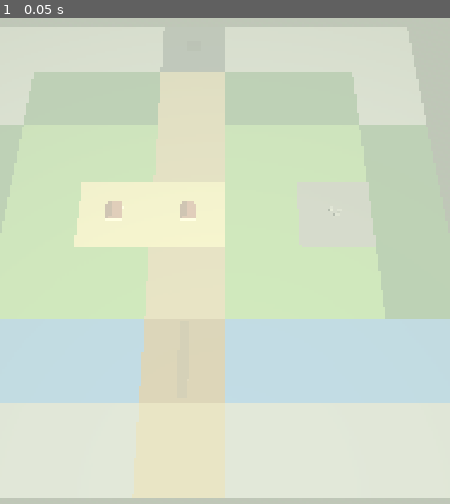
Above: before the commit, frame 1.
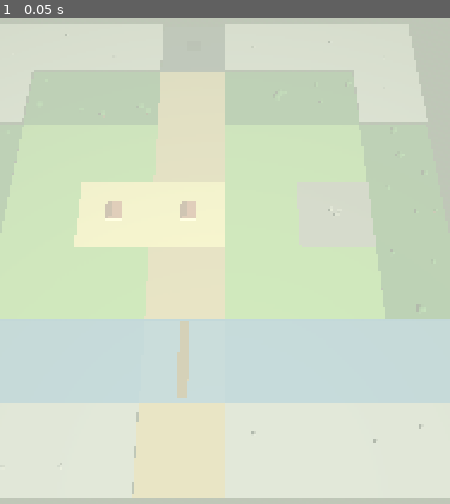
Above: after the commit, the same moment.

Repository: smh8627-jpg/swbins
Game: Godot game, scene res://games/saga_go/world/TestVillage.tscn
Two runs of this game, one before a commit and one after it. Both use one fixed random seed, a clock stepped at 60 frames per second and the inputs below.
Inputs:
- Up to frame 1 (0.05 s): no input

The runs differ from the first frame. In frame 1, 3.4% of the frame differs, in the area x 0-96%, y 1-98%.

Commit message:
saga-godot — Phase 4: 높낮이 지형 + 강물 표면 + 초목/바위 산포
지형에 종류별 높이차를 줬다(산 +2.5·강바닥 -1.0, 사가의숲 웹판의 "물은
12cm 낮춘다" 원칙과 같은 결). 강·다리 타일 위에 반투명 수면을 별도
MultiMesh로 얹었다.

vegetation_builder.gd를 새로 추가 — 숲 타일마다 나무 3그루, 산 타일마다
바위 1개를 좌표+salt 결정적 해시로 산포한다(Math.random 안 씀 — 이
저장소 전체가 지키는 "자리는 시각의 순수 함수다" 원칙). landmarks_builder.gd는
새 높낮이에 맞게 굴 입구·마을집·폐허·다리 위치를 보정했다.

headless import/quit 둘 다 exit 0, 에러·경고 없음. 실제 화면 확인은
다음 세션이 에디터로 직접 열어봐야 한다(headless는 null 렌더러).

Diff:
--- a/saga-godot/games/saga_go/world/TestVillage.tscn
+++ b/saga-godot/games/saga_go/world/TestVillage.tscn
@@ -1,7 +1,8 @@
-[gd_scene load_steps=6 format=3]
+[gd_scene load_steps=7 format=3]
 
 [ext_resource type="Script" path="res://games/saga_go/world/terrain_builder.gd" id="1"]
 [ext_resource type="Script" path="res://games/saga_go/world/landmarks_builder.gd" id="2"]
+[ext_resource type="Script" path="res://games/saga_go/world/vegetation_builder.gd" id="3"]
 
 [sub_resource type="ProceduralSkyMaterial" id="SkyMat1"]
 sky_top_color = Color(0.38, 0.55, 0.82, 1)
@@ -37,6 +38,9 @@
 [node name="Landmarks" type="Node3D" parent="."]
 script = ExtResource("2")
 
+[node name="Vegetation" type="Node3D" parent="."]
+script = ExtResource("3")
+
 [node name="ReviewCamera" type="Camera3D" parent="."]
 transform = Transform3D(1, 0, 0, 0, 0.4226, 0.9063, 0, -0.9063, 0.4226, 0, 300, 140)
 current = true
--- a/saga-godot/games/saga_go/world/landmarks_builder.gd
+++ b/saga-godot/games/saga_go/world/landmarks_builder.gd
@@ -5,6 +5,7 @@
 ## 붙기 전까지만 쓰는 자리다. 좌표는 test_map.gd의 글자 지도와 맞춘다.
 
 const TestMap := preload("res://games/saga_go/data/test_map.gd")
+const TerrainBuilder := preload("res://games/saga_go/world/terrain_builder.gd")
 
 func _ready() -> void:
 	_add_cave()
@@ -23,16 +24,18 @@
 	return mi
 
 func _add_cave() -> void:
+	var ground: float = TerrainBuilder.LEGEND["C"].height
 	var cave := _box(Vector3(10, 6, 4), Color(0.12, 0.12, 0.14))
 	cave.name = "CaveEntrance"
-	cave.position = TestMap.world_pos(3, 0) + Vector3(0, 3, 0)
+	cave.position = TestMap.world_pos(3, 0) + Vector3(0, ground + 3, 0)
 	add_child(cave)
 
 func _add_village() -> void:
+	var ground: float = TerrainBuilder.LEGEND["H"].height
 	for gx in [2, 3]:
 		var house := Node3D.new()
 		house.name = "House_%d" % gx
-		house.position = TestMap.world_pos(gx, 3)
+		house.position = TestMap.world_pos(gx, 3) + Vector3(0, ground, 0)
 		add_child(house)
 
 		var body := _box(Vector3(10, 4, 10), Color(0.85, 0.78, 0.6))
@@ -50,7 +53,8 @@
 		house.add_child(roof)
 
 func _add_ruins() -> void:
-	var base := TestMap.world_pos(5, 3)
+	var ground: float = TerrainBuilder.LEGEND["R"].height
+	var base := TestMap.world_pos(5, 3) + Vector3(0, ground, 0)
 	var offsets := [Vector2(-3, -2), Vector2(2, 1), Vector2(-1, 3)]
 	for i in offsets.size():
 		var off: Vector2 = offsets[i]
@@ -68,7 +72,10 @@
 		add_child(mi)
 
 func _add_bridge() -> void:
+	## 다리 밑은 강바닥(height -1.0)이고 그 위에 수면(-0.45)이 떠 있다
+	## (terrain_builder.gd _build_water 참고) — 널판은 수면보다 확실히 위에 놓는다.
+	var bed: float = TerrainBuilder.LEGEND["B"].height
 	var plank := _box(Vector3(6, 0.6, 44), Color(0.42, 0.3, 0.18))
 	plank.name = "Bridge"
-	plank.position = TestMap.world_pos(3, 5) + Vector3(0, 1.2, 0)
+	plank.position = TestMap.world_pos(3, 5) + Vector3(0, bed + 2.0, 0)
 	add_child(plank)
--- a/saga-godot/games/saga_go/world/terrain_builder.gd
+++ b/saga-godot/games/saga_go/world/terrain_builder.gd
@@ -6,22 +6,27 @@
 
 const TestMap := preload("res://games/saga_go/data/test_map.gd")
 
+## height — 사가의숲 웹판 village-view3d.js가 "물은 12cm 낮춘다"고 한 것과
+## 같은 원칙. 산은 두드러지고 강은 패어 보이게, 나머지는 거의 평면에 가깝게.
 const LEGEND := {
-	"^": {"name": "mountain", "color": Color(0.55, 0.53, 0.5), "walkable": false},
-	"T": {"name": "forest", "color": Color(0.16, 0.32, 0.14), "walkable": true},
-	"~": {"name": "river", "color": Color(0.22, 0.42, 0.6), "walkable": false},
-	"=": {"name": "path", "color": Color(0.62, 0.5, 0.32), "walkable": true},
-	"H": {"name": "village", "color": Color(0.78, 0.68, 0.42), "walkable": true},
-	"F": {"name": "farmland", "color": Color(0.55, 0.58, 0.22), "walkable": true},
-	".": {"name": "plains", "color": Color(0.38, 0.55, 0.24), "walkable": true},
-	"C": {"name": "cave", "color": Color(0.2, 0.2, 0.22), "walkable": true},
-	"S": {"name": "shrine", "color": Color(0.5, 0.42, 0.3), "walkable": true},
-	"R": {"name": "ruins", "color": Color(0.45, 0.42, 0.4), "walkable": true},
-	"B": {"name": "bridge", "color": Color(0.5, 0.36, 0.2), "walkable": true},
+	"^": {"name": "mountain", "color": Color(0.55, 0.53, 0.5), "walkable": false, "height": 2.5},
+	"T": {"name": "forest", "color": Color(0.16, 0.32, 0.14), "walkable": true, "height": 0.15},
+	"~": {"name": "river", "color": Color(0.3, 0.26, 0.18), "walkable": false, "height": -1.0},
+	"=": {"name": "path", "color": Color(0.62, 0.5, 0.32), "walkable": true, "height": 0.05},
+	"H": {"name": "village", "color": Color(0.78, 0.68, 0.42), "walkable": true, "height": 0.1},
+	"F": {"name": "farmland", "color": Color(0.55, 0.58, 0.22), "walkable": true, "height": 0.05},
+	".": {"name": "plains", "color": Color(0.38, 0.55, 0.24), "walkable": true, "height": 0.0},
+	"C": {"name": "cave", "color": Color(0.2, 0.2, 0.22), "walkable": true, "height": 0.2},
+	"S": {"name": "shrine", "color": Color(0.5, 0.42, 0.3), "walkable": true, "height": 0.2},
+	"R": {"name": "ruins", "color": Color(0.45, 0.42, 0.4), "walkable": true, "height": 0.2},
+	"B": {"name": "bridge", "color": Color(0.5, 0.36, 0.2), "walkable": true, "height": -1.0},
 }
+
+const WATER_HEIGHT_ABOVE_BED := 0.55
 
 func _ready() -> void:
 	_build()
+	_build_water()
 
 func _build() -> void:
 	var rows := TestMap.ROWS
@@ -61,7 +66,46 @@
 				continue
 			var slot: Dictionary = slots[ch]
 			var mmi: MultiMeshInstance3D = slot.mmi
-			var pos := TestMap.world_pos(x, y)
+			var info: Dictionary = LEGEND[ch]
+			var pos := TestMap.world_pos(x, y) + Vector3(0, info.height, 0)
 			var xform := Transform3D(Basis(), pos)
 			mmi.multimesh.set_instance_transform(slot.index, xform)
 			slot.index += 1
+
+## 강 바닥(river) 타일 위에 반투명 파란 수면을 한 겹 더 얹는다. 다리(B) 밑도
+## 강이므로 같이 덮는다 — 다리는 landmarks_builder.gd가 그 위에 널판을 놓는다.
+func _build_water() -> void:
+	var rows := TestMap.ROWS
+	var positions: Array[Vector3] = []
+	for y in rows.size():
+		var row: String = rows[y]
+		for x in row.length():
+			var ch: String = row[x]
+			if ch != "~" and ch != "B":
+				continue
+			var bed_height: float = LEGEND[ch].height
+			positions.append(TestMap.world_pos(x, y) + Vector3(0, bed_height + WATER_HEIGHT_ABOVE_BED, 0))
+
+	if positions.is_empty():
+		return
+
+	var quad := PlaneMesh.new()
+	quad.size = Vector2(TestMap.TILE_SIZE, TestMap.TILE_SIZE)
+
+	var mat := StandardMaterial3D.new()
+	mat.albedo_color = Color(0.25, 0.45, 0.62, 0.75)
+	mat.transparency = BaseMaterial3D.TRANSPARENCY_ALPHA
+
+	var mm := MultiMesh.new()
+	mm.transform_format = MultiMesh.TRANSFORM_3D
+	mm.mesh = quad
+	mm.instance_count = positions.size()
+
+	var mmi := MultiMeshInstance3D.new()
+	mmi.multimesh = mm
+	mmi.name = "WaterSurface"
+	mmi.material_override = mat
+	add_child(mmi)
+
+	for i in positions.size():
+		mm.set_instance_transform(i, Transform3D(Basis(), positions[i]))
--- /dev/null
+++ b/saga-godot/games/saga_go/world/vegetation_builder.gd
@@ -0,0 +1,123 @@
+extends Node3D
+
+## master.md 43·44절 — Vegetation/Rock 배치. 웹판 전체가 지키는 원칙
+## ("자리는 시각의 순수 함수다" — SAGA-HANDOFF.md의 npc.js/land.js 규칙)을
+## 그대로 따른다: 매 프레임 새로 뽑지 않고, 격자 좌표에서 결정적으로 해시해
+## 늘 같은 자리에 같은 나무가 선다.
+
+const TestMap := preload("res://games/saga_go/data/test_map.gd")
+const TerrainBuilder := preload("res://games/saga_go/world/terrain_builder.gd")
+
+const TREES_PER_FOREST_TILE := 3
+const ROCKS_PER_MOUNTAIN_TILE := 1
+
+func _ready() -> void:
+	_scatter_trees()
+	_scatter_rocks()
+
+## 정수 좌표 + salt에서 결정적으로 0~1 값을 뽑는다. core.hash2와 같은 정신 —
+## Math.random을 쓰지 않는다(무작위면 다시 켤 때마다 숲이 바뀐다).
+static func _hash(gx: int, gy: int, salt: int) -> float:
+	var h := (gx * 374761393) ^ (gy * 668265263) ^ (salt * 2246822519)
+	h = (h ^ (h >> 13)) * 1274126177
+	h = h ^ (h >> 16)
+	return float(h & 0x7fffffff) / float(0x7fffffff)
+
+func _scatter_trees() -> void:
+	var ground: float = TerrainBuilder.LEGEND["T"].height
+	var positions: Array = []
+	var scales: Array[float] = []
+	var rows := TestMap.ROWS
+	for y in rows.size():
+		var row: String = rows[y]
+		for x in row.length():
+			if row[x] != "T":
+				continue
+			for i in TREES_PER_FOREST_TILE:
+				var jx := (_hash(x, y, i * 2) - 0.5) * TestMap.TILE_SIZE * 0.8
+				var jz := (_hash(x, y, i * 2 + 1) - 0.5) * TestMap.TILE_SIZE * 0.8
+				var s := 0.7 + _hash(x, y, i * 2 + 100) * 0.6
+				positions.append(TestMap.world_pos(x, y) + Vector3(jx, ground, jz))
+				scales.append(s)
+
+	if positions.is_empty():
+		return
+
+	var trunk_mesh := CylinderMesh.new()
+	trunk_mesh.top_radius = 0.35
+	trunk_mesh.bottom_radius = 0.5
+	trunk_mesh.height = 3.0
+
+	var canopy_mesh := SphereMesh.new()
+	canopy_mesh.radius = 2.2
+	canopy_mesh.height = 4.0
+
+	var trunk_mat := StandardMaterial3D.new()
+	trunk_mat.albedo_color = Color(0.32, 0.22, 0.14)
+	var canopy_mat := StandardMaterial3D.new()
+	canopy_mat.albedo_color = Color(0.18, 0.36, 0.16)
+
+	var trunk_mm := MultiMesh.new()
+	trunk_mm.transform_format = MultiMesh.TRANSFORM_3D
+	trunk_mm.mesh = trunk_mesh
+	trunk_mm.instance_count = positions.size()
+	var trunk_mmi := MultiMeshInstance3D.new()
+	trunk_mmi.multimesh = trunk_mm
+	trunk_mmi.material_override = trunk_mat
+	trunk_mmi.name = "TreeTrunks"
+	add_child(trunk_mmi)
+
+	var canopy_mm := MultiMesh.new()
+	canopy_mm.transform_format = MultiMesh.TRANSFORM_3D
+	canopy_mm.mesh = canopy_mesh
+	canopy_mm.instance_count = positions.size()
+	var canopy_mmi := MultiMeshInstance3D.new()
+	canopy_mmi.multimesh = canopy_mm
+	canopy_mmi.material_override = canopy_mat
+	canopy_mmi.name = "TreeCanopies"
+	add_child(canopy_mmi)
+
+	for i in positions.size():
+		var s: float = scales[i]
+		var basis := Basis().scaled(Vector3(s, s, s))
+		var base_pos: Vector3 = positions[i]
+		trunk_mm.set_instance_transform(i, Transform3D(basis, base_pos + Vector3(0, 1.5 * s, 0)))
+		canopy_mm.set_instance_transform(i, Transform3D(basis, base_pos + Vector3(0, 3.6 * s, 0)))
+
+func _scatter_rocks() -> void:
+	var ground: float = TerrainBuilder.LEGEND["^"].height
+	var positions: Array[Vector3] = []
+	var rows := TestMap.ROWS
+	for y in rows.size():
+		var row: String = rows[y]
+		for x in row.length():
+			if row[x] != "^":
+				continue
+			for i in ROCKS_PER_MOUNTAIN_TILE:
+				var jx := (_hash(x, y, i * 3 + 500) - 0.5) * TestMap.TILE_SIZE * 0.6
+				var jz := (_hash(x, y, i * 3 + 501) - 0.5) * TestMap.TILE_SIZE * 0.6
+				positions.append(TestMap.world_pos(x, y) + Vector3(jx, ground + 1.0, jz))
+
+	if positions.is_empty():
+		return
+
+	var mesh := SphereMesh.new()
+	mesh.radius = 1.4
+	mesh.height = 2.2
+
+	var mat := StandardMaterial3D.new()
+	mat.albedo_color = Color(0.5, 0.48, 0.46)
+
+	var mm := MultiMesh.new()
+	mm.transform_format = MultiMesh.TRANSFORM_3D
+	mm.mesh = mesh
+	mm.instance_count = positions.size()
+
+	var mmi := MultiMeshInstance3D.new()
+	mmi.multimesh = mm
+	mmi.material_override = mat
+	mmi.name = "Rocks"
+	add_child(mmi)
+
+	for i in positions.size():
+		mm.set_instance_transform(i, Transform3D(Basis(), positions[i]))
Not shown, added: saga-godot/games/saga_go/world/vegetation_builder.gd.uid
Not shown, changed: saga-godot/docs/PROJECT_STATE.md
